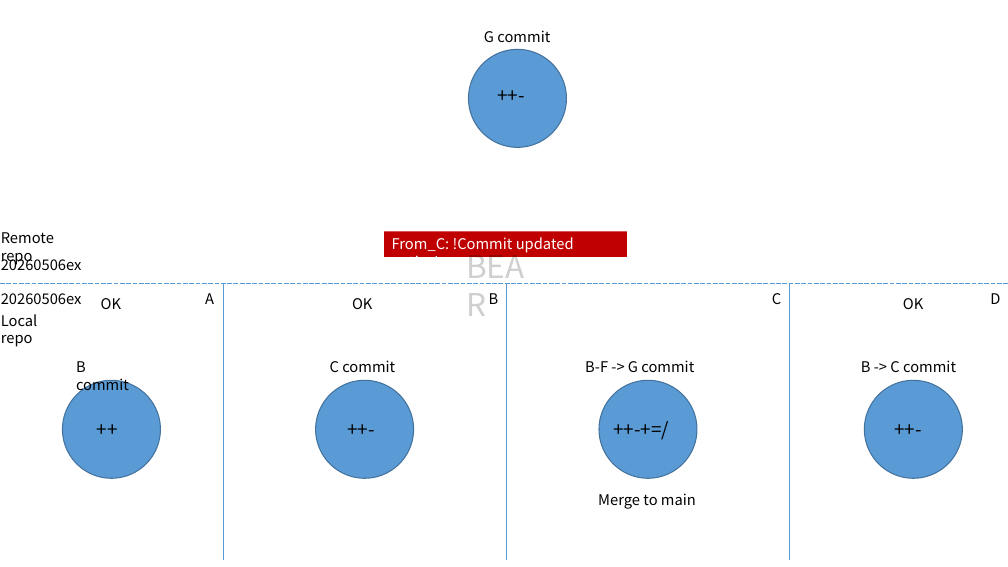
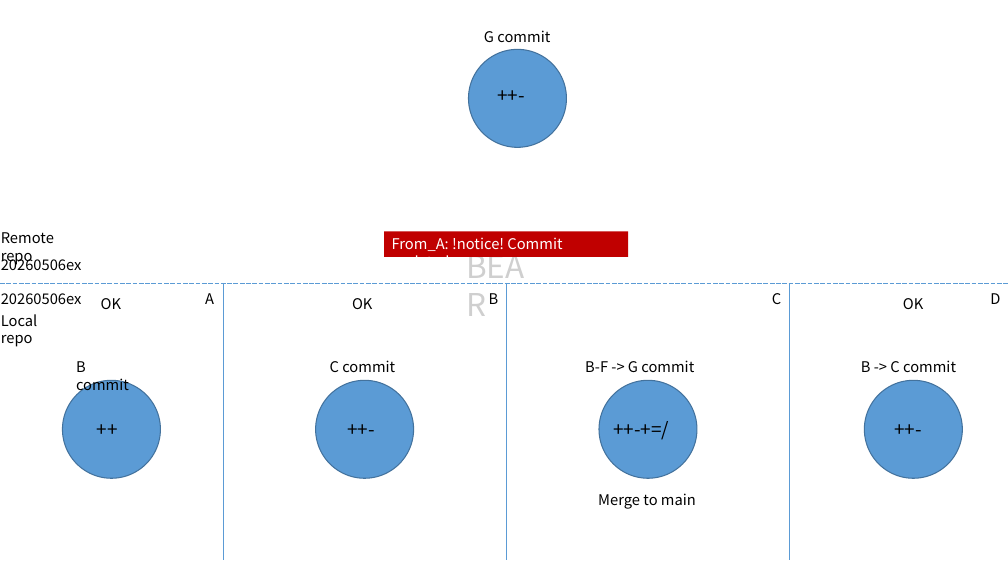
Before and after one commit to rlaeoaud7018/python_ex, a slide deck: slide 16 of git_push_pull_progress.pptx. Drawn at 1008x567 pixels with LibreOffice and Linux fonts; fonts in the diff are those of the drawing. Boxes give left, top, right and bottom in pixels: in the first picture for what was removed or moved away, otherwise in the second. Text is boxed around its words. In the diff, an @@ line names an element or a change of style, - is before the commit and + after.

```diff
--- a/git_push_pull_progress.pptx
+++ b/git_push_pull_progress.pptx
@@ text in rectangle at (392,237,562,257): text changed @@
-From_C: !Commit updated notice!
+From_A: !notice! Commit updated
```
Also in this commit, not shown: 2 other slides changed, 5 other files.
